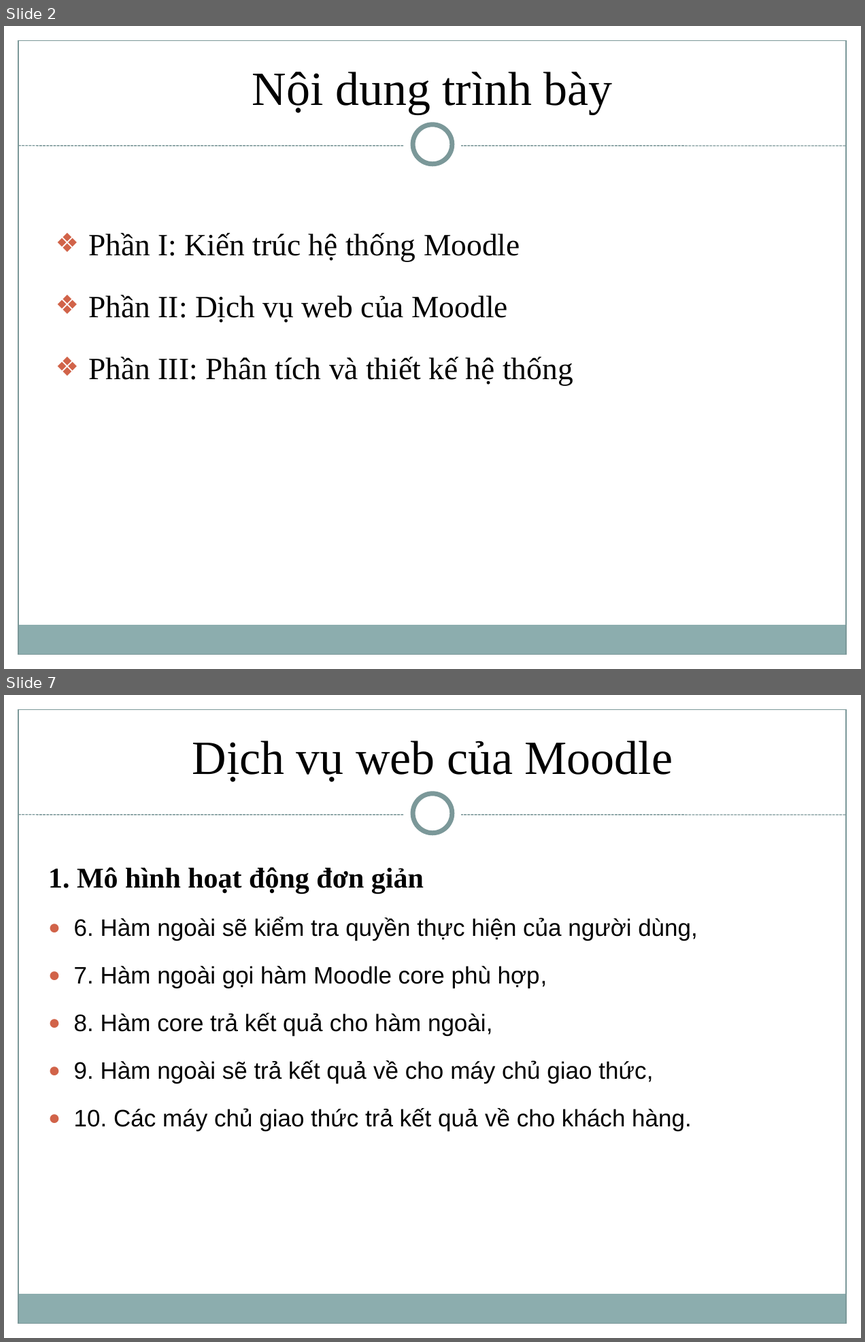
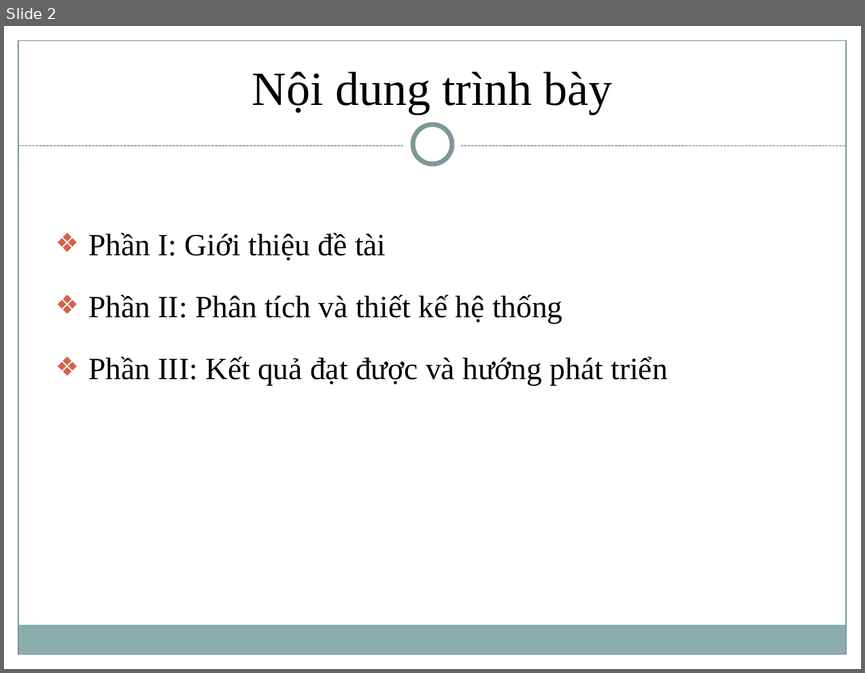
Before and after one commit to trungvdhp/cong-thong-tin-sv, a slide deck: BaoCao/Moodle/Reports/Vimaru-Moodle-Slide.pptx. Shown one above the other, each under a label of ours: slides 2 and 7 before the commit, slide 2 after it; the slides between them are not shown. The pictures are 865x1342 and 865x673 pixels, drawn with LibreOffice and Linux fonts; fonts in the diff are those of the drawing. Boxes give left, top, right and bottom in pixels: in the first picture for what was removed or moved away, otherwise in the second. Text is boxed around its words. In the diff, an @@ line names an element or a change of style, - is before the commit and + after.

```diff
--- a/BaoCao/Moodle/Reports/Vimaru-Moodle-Slide.pptx
+++ b/BaoCao/Moodle/Reports/Vimaru-Moodle-Slide.pptx
@@ slide 7 removed at <box>4,695,861,1338</box>, background #FFFFFF; not listed: 8 template elements that a slide beside it also shows @@
@@ text removed at <box>192,741,673,782</box> @@
-Dịch vụ web của Moodle
@@ text removed at <box>48,867,698,1131</box> @@
-1. Mô hình hoạt động đơn giản
-● 6. Hàm ngoài sẽ kiểm tra quyền thực hiện của người dùng,
-● 7. Hàm ngoài gọi hàm Moodle core phù hợp,
-● 8. Hàm core trả kết quả cho hàm ngoài,
-● 9. Hàm ngoài sẽ trả kết quả về cho máy chủ giao thức,
-● 10. Các máy chủ giao thức trả kết quả về cho khách hàng.
@@ slide 2 changed as well @@
@@ text at <box>88,233,668,385</box>: text changed @@
-❖ Phần I: Kiến trúc hệ thống Moodle
-❖ Phần II: Dịch vụ web của Moodle
-❖ Phần III: Phân tích và thiết kế hệ thống
+❖ Phần I: Giới thiệu đề tài
+❖ Phần II: Phân tích và thiết kế hệ thống
+❖ Phần III: Kết quả đạt được và hướng phát triển
```
Also in this commit, not shown: 15 other slides changed, 2 slides added, 9 other slides removed, 37 other files.
